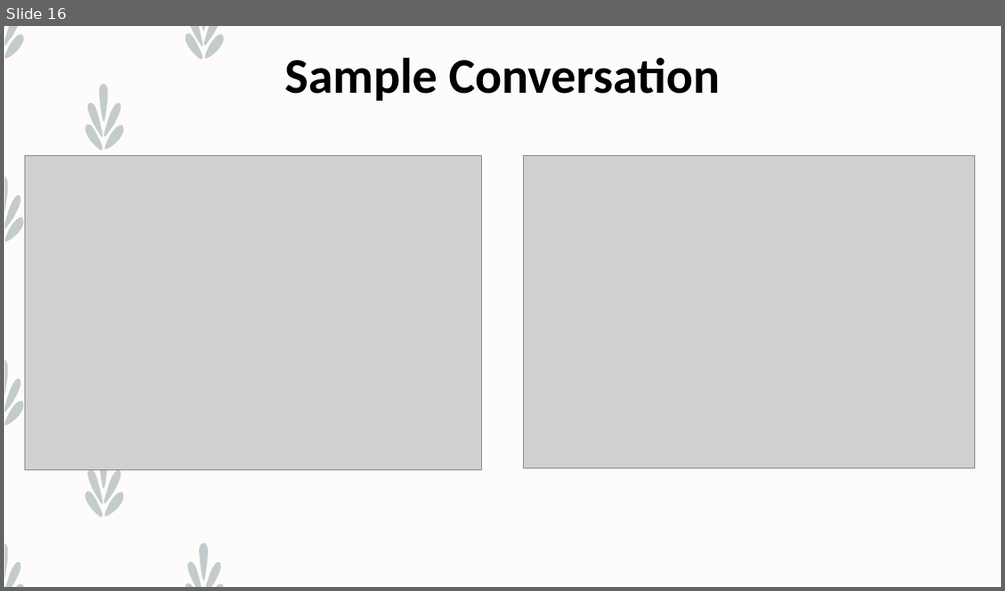
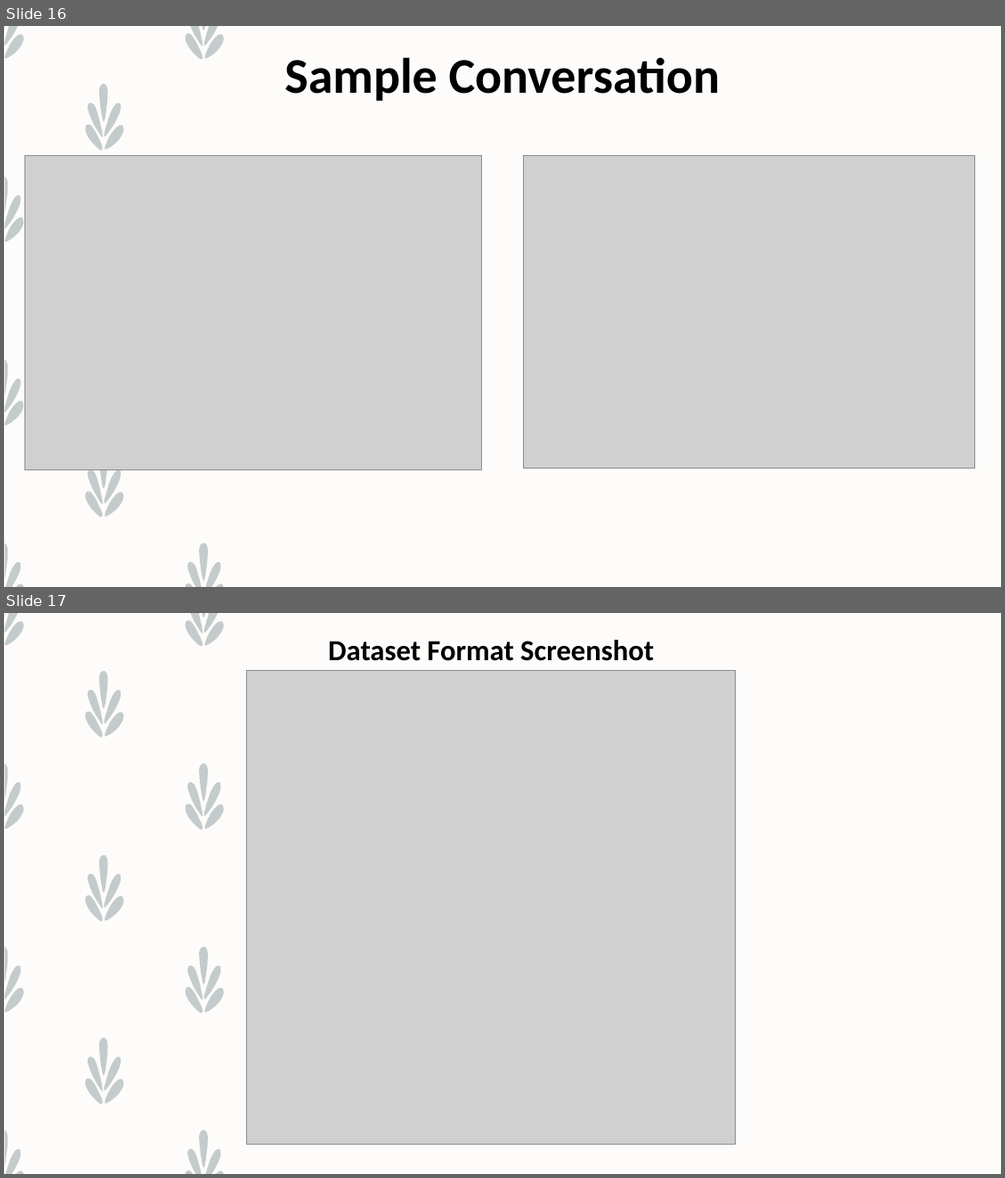
Before and after one commit to Graviton5/Minor-Project, a slide deck: Chatbot/Presentation Data/Final Presentation.pptx. Shown one above the other, each under a label of ours: slide 16 before the commit, slides 16 and 17 after it. The pictures are 1005x591 and 1005x1178 pixels, drawn with LibreOffice and Linux fonts; fonts in the diff are those of the drawing; grey boxes stand for pictures. Boxes give left, top, right and bottom in pixels: in the first picture for what was removed or moved away, otherwise in the second. Text is boxed around its words. In the diff, an @@ line names an element or a change of style, - is before the commit and + after.

Commit message:
Updated Presentation FIles

```diff
--- a/Chatbot/Presentation Data/Final Presentation.pptx
+++ b/Chatbot/Presentation Data/Final Presentation.pptx
@@ slide 17 added at <box>4,613,1001,1174</box>, background #FDFCFA; not listed: 1 template element that a slide beside it also shows @@
@@ text added at <box>328,640,654,661</box>, 28 pt, text #000000, bold @@
+Dataset Format Screenshot
@@ picture added at <box>247,671,736,1144</box> @@
```
Also in this commit, not shown: 1 slide changed, 2 other files.
